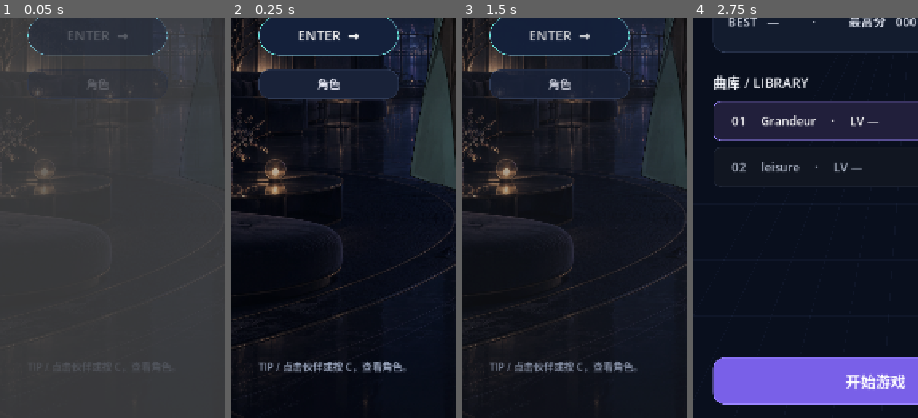
Above: before the commit, frames 1-4 (left to right).
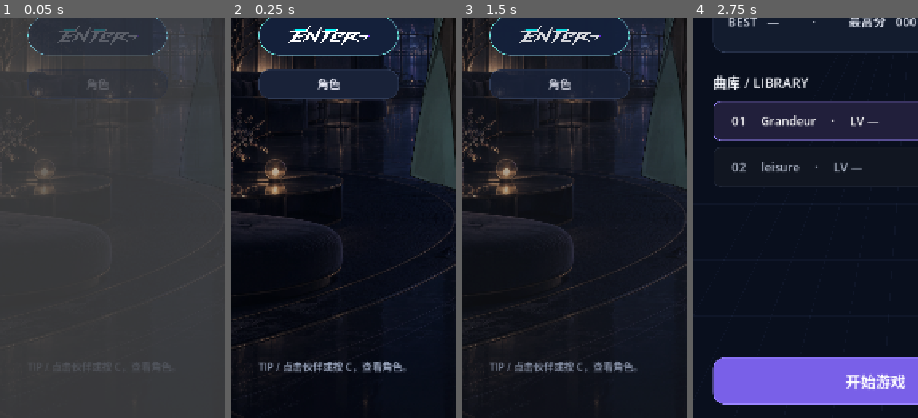
Above: after the commit, the same moments.

Repository: yznhyyg/1
Game: Godot game, scene res://main_menu.tscn
Two runs of this game, one before a commit and one after it. Both use one fixed random seed, a clock stepped at 60 frames per second and the inputs below. This scene is started directly instead of the project's main scene. Sound files missing from this copy of the repository are replaced by a short silence.
Inputs (mouse positions are % of the whole screen's width and height, from its top left):
- Up to frame 1 (0.05 s): no input
- Up to frame 2 (0.25 s): no input
- Up to frame 3 (1.5 s): click (22, 51) at 0.5 s; click "← 返回" at 1.25 s
- Up to frame 4 (2.75 s): click (22, 51) at 2 s
The pictures show only the part of the screen within x 0-50%, y 49-99%; the shares and areas given below are measured in that part.

The runs differ from the first frame. In frame 1, 0.5% of the frame differs, in the area x 25-62%, y 2-7%; in frame 2, 0.7%; in frame 3, 0.7%; in frame 4, nothing differs.

Commit message:
Match enter button lettering to Thetale logo

Diff:
--- a/main_menu.gd
+++ b/main_menu.gd
@@ -91,7 +91,7 @@
 	personal_rating_label.vertical_alignment = VERTICAL_ALIGNMENT_CENTER
 
 	start_button = Button.new()
-	start_button.text = "ENTER  →"
+	start_button.text = ""
 	start_button.position = Vector2(44, 618)
 	start_button.size = Vector2(224, 64)
 	start_button.add_theme_stylebox_override("normal", UI.box(Color("#14203A"), Color("#B6A6FF"), 32))
@@ -101,6 +101,16 @@
 	start_button.add_theme_color_override("font_color", Color("#F4F1FF"))
 	start_button.add_theme_color_override("font_hover_color", Color.WHITE)
 	start_button.add_theme_font_size_override("font_size", 22)
+	var enter_texture := load("res://assets/branding/thetale_enter_a.png") as Texture2D
+	if enter_texture != null:
+		var enter_logo := Sprite2D.new()
+		enter_logo.texture = enter_texture
+		enter_logo.position = start_button.size * 0.5
+		enter_logo.scale = Vector2.ONE * (142.0 / float(enter_texture.get_width()))
+		enter_logo.texture_filter = CanvasItem.TEXTURE_FILTER_LINEAR_WITH_MIPMAPS
+		start_button.add_child(enter_logo)
+	else:
+		start_button.text = "ENTER  →"
 	start_button.pressed.connect(_start_game)
 	add_child(start_button)
 	start_button.grab_focus()
Binary file added: assets/branding/thetale_enter_a.png
Not shown, added: assets/branding/thetale_enter_a.png.import
